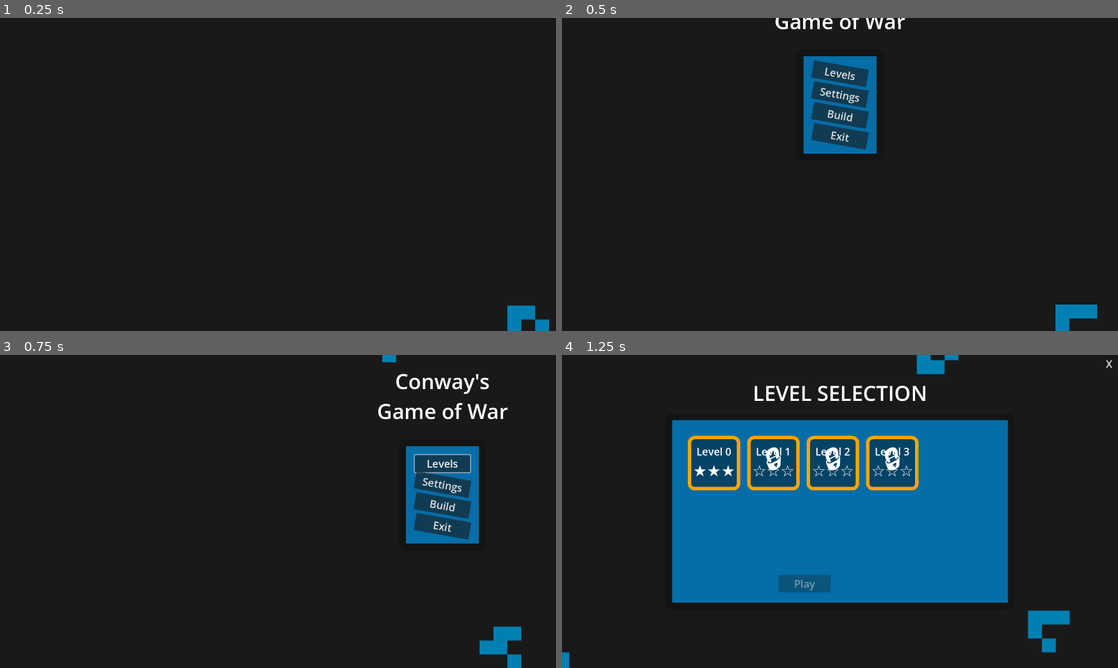
Above: before the commit, frames 1-4 (two rows, left to right).
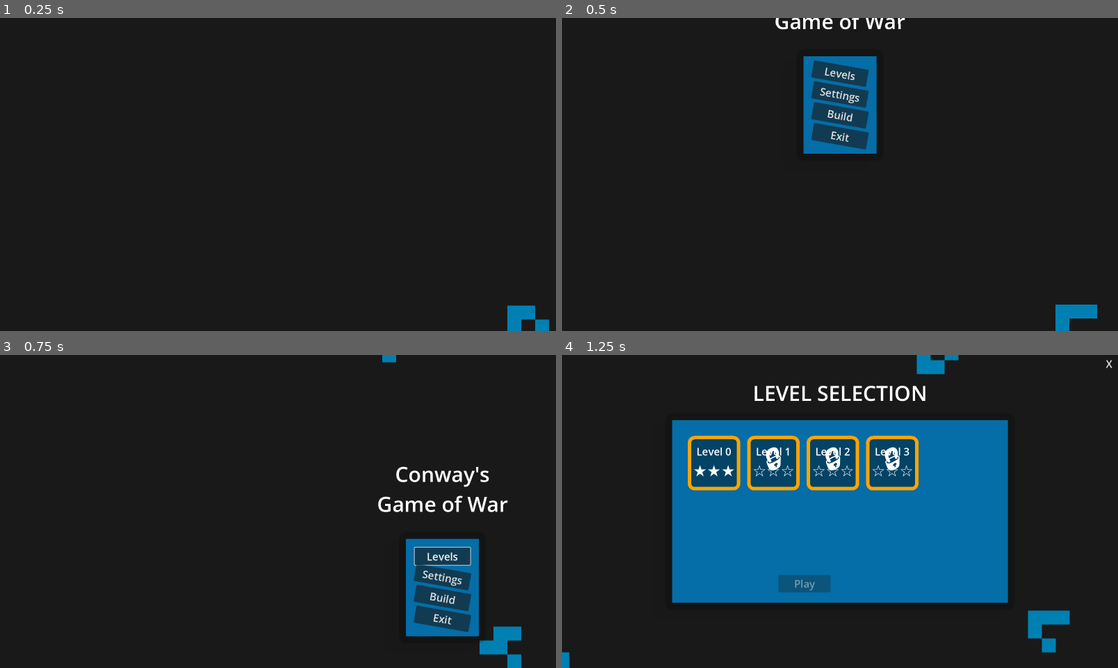
Above: after the commit, the same moments.

Repository: HUG-DEALR/conways_gow
Game: Godot game, scene res://Scenes/world.tscn
Two runs of this game, one before a commit and one after it. Both use one fixed random seed, a clock stepped at 60 frames per second and the inputs below.
Inputs:
- Up to frame 1 (0.25 s): no input
- Up to frame 2 (0.5 s): no input
- Up to frame 3 (0.75 s): click "Settings" at 0.5 s
- Up to frame 4 (1.25 s): no input

Frames 1-2 are identical in both runs. In frame 3, 8.9% of the frame differs, in the area x 68-92%, y 6-92%; in frame 4, nothing differs.

Commit message:
more zone functionality

Diff:
--- a/Scenes/Menus/GUI_Build.tscn
+++ b/Scenes/Menus/GUI_Build.tscn
@@ -276,11 +276,22 @@
 [node name="Level_Settings" type="Button" parent="Left_GUI_Root/VBoxContainer"]
 custom_minimum_size = Vector2(50, 50)
 layout_mode = 2
-tooltip_text = "Settings"
-focus_mode = 1
-mouse_filter = 1
-theme_override_font_sizes/font_size = 30
+tooltip_text = "Build Settings"
+focus_mode = 1
+mouse_filter = 1
+theme_override_font_sizes/font_size = 30
+disabled = true
 text = "🌣"
+
+[node name="Logic_Option" type="Button" parent="Left_GUI_Root/VBoxContainer"]
+custom_minimum_size = Vector2(50, 50)
+layout_mode = 2
+tooltip_text = "Build logic options"
+focus_mode = 1
+mouse_filter = 1
+theme_override_font_sizes/font_size = 30
+disabled = true
+text = "⎇"
 
 [node name="Add_Item" type="Button" parent="Left_GUI_Root/VBoxContainer"]
 custom_minimum_size = Vector2(50, 50)
@@ -330,7 +341,8 @@
 [node name="New_Zone_Button" type="Button" parent="Left_GUI_Root/VBoxContainer/Add_Item/Add_item_window/Add_item_panel/add_item_scroll_container/MarginContainer/GridContainer"]
 custom_minimum_size = Vector2(100, 100)
 layout_mode = 2
-tooltip_text = "Create a build zone"
+tooltip_text = "Create a build zone
+Right mouse button to interact with build zone"
 mouse_filter = 1
 theme_override_font_sizes/font_size = 30
 text = "Zone"
--- a/Scenes/Props/zone_polygon.tscn
+++ b/Scenes/Props/zone_polygon.tscn
@@ -1,10 +1,13 @@
-[gd_scene load_steps=5 format=3 uid="uid://qnanrg2te133"]
+[gd_scene load_steps=6 format=3 uid="uid://qnanrg2te133"]
 
 [ext_resource type="Script" uid="uid://dmbc3gojlglpe" path="res://Scripts/zone_polygon.gd" id="1_ca12x"]
 [ext_resource type="StyleBox" uid="uid://bvp8auwdu5u7l" path="res://Resources/general_menu_stylebox.tres" id="2_q4kkf"]
 
 [sub_resource type="RectangleShape2D" id="RectangleShape2D_q4kkf"]
 size = Vector2(5, 5)
+
+[sub_resource type="RectangleShape2D" id="RectangleShape2D_2eug0"]
+size = Vector2(10, 10)
 
 [sub_resource type="StyleBoxFlat" id="StyleBoxFlat_2eug0"]
 draw_center = false
@@ -16,7 +19,7 @@
 
 [node name="ZonePolygon" type="Polygon2D"]
 color = Color(0, 0.5, 0.7, 0.2)
-polygon = PackedVector2Array(0, 0, 10, 0, 10, 10, 0, 10)
+polygon = PackedVector2Array(0, 0, 20, 0, 20, 20, 0, 20)
 script = ExtResource("1_ca12x")
 
 [node name="Top_Left_Area2D" type="Area2D" parent="."]
@@ -32,7 +35,7 @@
 polygon = PackedVector2Array(0, 0, 5, 0, 0, 5)
 
 [node name="Top_Right_Area2D" type="Area2D" parent="."]
-position = Vector2(7.5, 2.5)
+position = Vector2(17.5, 2.5)
 monitorable = false
 
 [node name="CollisionShape2D" type="CollisionShape2D" parent="Top_Right_Area2D"]
@@ -44,7 +47,7 @@
 polygon = PackedVector2Array(0, 0, 5, 0, 5, 5)
 
 [node name="Bottom_Right_Area2D" type="Area2D" parent="."]
-position = Vector2(7.5, 7.5)
+position = Vector2(17.5, 17.5)
 monitorable = false
 
 [node name="CollisionShape2D" type="CollisionShape2D" parent="Bottom_Right_Area2D"]
@@ -56,7 +59,7 @@
 polygon = PackedVector2Array(5, 0, 5, 5, 0, 5)
 
 [node name="Bottom_Left_Area2D" type="Area2D" parent="."]
-position = Vector2(2.5, 7.5)
+position = Vector2(2.5, 17.5)
 monitorable = false
 
 [node name="CollisionShape2D" type="CollisionShape2D" parent="Bottom_Left_Area2D"]
@@ -67,18 +70,18 @@
 offset = Vector2(-2.5, -2.5)
 polygon = PackedVector2Array(0, 0, 5, 5, 0, 5)
 
+[node name="Central_Area2D" type="Area2D" parent="."]
+position = Vector2(10, 10)
+monitorable = false
+
+[node name="Central_CollisionShape2D" type="CollisionShape2D" parent="Central_Area2D"]
+shape = SubResource("RectangleShape2D_2eug0")
+
 [node name="GUI_Parent" type="Control" parent="."]
-visible = false
 layout_mode = 3
-anchors_preset = 8
-anchor_left = 0.5
-anchor_top = 0.5
-anchor_right = 0.5
-anchor_bottom = 0.5
-offset_left = -5.0
-offset_top = -5.0
-offset_right = -5.0
-offset_bottom = -5.0
+anchors_preset = 15
+anchor_right = 1.0
+anchor_bottom = 1.0
 grow_horizontal = 2
 grow_vertical = 2
 mouse_filter = 1
@@ -338,6 +341,46 @@
 popup/item_6/text = "Ally"
 popup/item_6/id = 6
 
+[node name="Delete" type="ColorRect" parent="GUI_Parent/PanelContainer/VBoxContainer/TabContainer"]
+visible = false
+custom_minimum_size = Vector2(100, 100)
+layout_mode = 2
+color = Color(0.7, 0, 0, 1)
+metadata/_tab_index = 3
+
+[node name="Panel" type="Panel" parent="GUI_Parent/PanelContainer/VBoxContainer/TabContainer/Delete"]
+layout_mode = 1
+anchors_preset = 15
+anchor_right = 1.0
+anchor_bottom = 1.0
+grow_horizontal = 2
+grow_vertical = 2
+mouse_filter = 2
+theme_override_styles/panel = SubResource("StyleBoxFlat_2eug0")
+
+[node name="VBoxContainer" type="VBoxContainer" parent="GUI_Parent/PanelContainer/VBoxContainer/TabContainer/Delete"]
+layout_mode = 1
+anchors_preset = 14
+anchor_top = 0.5
+anchor_right = 1.0
+anchor_bottom = 0.5
+offset_top = -21.0
+offset_bottom = 21.0
+grow_horizontal = 2
+grow_vertical = 2
+theme_override_constants/separation = 10
+alignment = 1
+
+[node name="Label" type="Label" parent="GUI_Parent/PanelContainer/VBoxContainer/TabContainer/Delete/VBoxContainer"]
+custom_minimum_size = Vector2(450, 0)
+layout_mode = 2
+theme_override_font_sizes/font_size = 30
+text = "This zone will be deleted
+when you click apply"
+horizontal_alignment = 1
+vertical_alignment = 1
+autowrap_mode = 3
+
 [node name="HBoxContainer" type="HBoxContainer" parent="GUI_Parent/PanelContainer/VBoxContainer"]
 custom_minimum_size = Vector2(450, 0)
 layout_mode = 2
@@ -365,4 +408,6 @@
 [connection signal="input_event" from="Top_Right_Area2D" to="." method="_on_top_right_area_2d_input_event"]
 [connection signal="input_event" from="Bottom_Right_Area2D" to="." method="_on_bottom_right_area_2d_input_event"]
 [connection signal="input_event" from="Bottom_Left_Area2D" to="." method="_on_bottom_left_area_2d_input_event"]
+[connection signal="input_event" from="Central_Area2D" to="." method="_on_central_area_2d_input_event"]
+[connection signal="pressed" from="GUI_Parent/PanelContainer/VBoxContainer/HBoxContainer/Apply" to="." method="_on_apply_zone_options_pressed"]
 [connection signal="pressed" from="GUI_Parent/PanelContainer/VBoxContainer/HBoxContainer/Cancel" to="." method="_on_cancel_pressed"]
--- a/Scripts/world.gd
+++ b/Scripts/world.gd
@@ -218,9 +218,12 @@
 		menu_transition_tween = get_tree().root.create_tween()
 		menu_transition_tween.pause()
 		menu_transition_tween.set_ease(Tween.EASE_IN_OUT).set_trans(Tween.TRANS_CUBIC)
-		menu_transition_tween.tween_property(current_menu, "position", Vector2(get_viewport().size.x + current_menu.size.x, 0.0), 0.5)
-
-		new_menu.position.x = -1 * (get_viewport().size.x + new_menu.size.x)
+		var max_screen_vector: Vector2 = Vector2((get_viewport().size.x + new_menu.size.x),(get_viewport().size.y + new_menu.size.y))
+		var transition_vector: Vector2 = [Vector2(-1,-1),Vector2(-1,0),Vector2(-1,1),Vector2(0,-1),Vector2(0,1),Vector2(1,-1),Vector2(1,0),Vector2(1,1)].pick_random()
+		transition_vector = Vector2(max_screen_vector.x * transition_vector.x,max_screen_vector.y * transition_vector.y)
+		menu_transition_tween.tween_property(current_menu, "position", transition_vector, 0.5)
+
+		new_menu.position = -1 * transition_vector
 		new_menu.visible = true
 		menu_transition_tween.parallel().tween_property(new_menu, "position", Vector2.ZERO, 0.5)
 
--- a/Scripts/zone_polygon.gd
+++ b/Scripts/zone_polygon.gd
@@ -6,6 +6,15 @@
 @onready var bottom_left_area_2d: Area2D = $Bottom_Left_Area2D
 @onready var gui_parent: Control = $GUI_Parent
 @onready var tab_container: TabContainer = $GUI_Parent/PanelContainer/VBoxContainer/TabContainer
+@onready var zone_name_line_edit: LineEdit = $GUI_Parent/PanelContainer/VBoxContainer/HBoxContainer/Zone_Name_LineEdit
+@onready var central_area_2d: Area2D = $Central_Area2D
+@onready var central_collision_shape_2d: CollisionShape2D = $Central_Area2D/Central_CollisionShape2D
+@onready var corner_indicators: Array[Node] = [
+	$Top_Left_Area2D/Polygon2D,
+	$Top_Right_Area2D/Polygon2D,
+	$Bottom_Right_Area2D/Polygon2D,
+	$Bottom_Left_Area2D/Polygon2D,
+]
 
 const min_dimensions: Vector2 = Vector2(10,10)
 
@@ -14,29 +23,33 @@
 var menu_tween: Tween
 const single_cell_grid_rect: Rect2 = Rect2(Vector2.ONE * 5.0, Vector2.ONE * 10.0)
 var zone_type: String = ""
+var zone_name: String = ""
 
 func _ready() -> void:
 	set_process(false)
 
 	gui_parent.visible = false
-	var tab_bar: TabBar = tab_container.get_tab_bar()
-	tab_bar.set_tab_title(0,"Can Build Zone")
-	tab_bar.set_tab_title(1,"No Build Zone")
 
 	polygon = [
 		Vector2(0, 0),
-		Vector2(10, 0),
-		Vector2(10, 10),
-		Vector2(0, 10),
+		Vector2(20, 0),
+		Vector2(20, 20),
+		Vector2(0, 20),
 	]
+	set_zone_type("can build here")
 
 	_update_corner_positions()
 
 	await get_tree().process_frame
+	snap_to_grid(single_cell_grid_rect)
 	if Global.world_scene:
 		gui_parent.reparent(Global.world_scene.canvas_layer)
 	else:
 		print("World scene not found through Global, option window failed to reparent for node:" + "\n" + str(self))
+
+	var tab_bar: TabBar = tab_container.get_tab_bar()
+	tab_bar.set_tab_title(0,"Can Build Zone")
+	tab_bar.set_tab_title(1,"No Build Zone")
 
 func _process(_delta: float) -> void:
 	if dragging_corner:
@@ -45,14 +58,14 @@
 		_drag_corner(dragging_corner, new_pos)
 
 func _unhandled_input(event: InputEvent) -> void:
-	if event is InputEventMouseButton and event.button_index == MOUSE_BUTTON_LEFT and !event.pressed:
+	if event is InputEventMouseButton and event.button_index == MOUSE_BUTTON_RIGHT and !event.pressed:
 		dragging_corner = null
 		set_process(false)
 		snap_to_grid(single_cell_grid_rect)
 
 func _handle_corner_input(corner: Node, event: InputEvent) -> void:
 	if event is InputEventMouseButton:
-		if event.button_index == MOUSE_BUTTON_LEFT:
+		if event.button_index == MOUSE_BUTTON_RIGHT:
 			if event.pressed:
 				dragging_corner = corner
 				drag_offset = corner.position - to_local(get_global_mouse_position())
@@ -114,6 +127,9 @@
 	bottom_right_area_2d.position = polygon[2] - area_offset_from_corner
 	bottom_left_area_2d.position = polygon[3] + Vector2(area_offset_from_corner.x, -area_offset_from_corner.y)
 
+	central_area_2d.position = (polygon[0] + polygon[2])/2.0
+	central_collision_shape_2d.shape.size = abs(polygon[2] - polygon[0]) - min_dimensions
+
 func set_zone_type(type: String) -> void:
 	match type:
 		"can build here":
@@ -135,7 +151,9 @@
 	menu_tween = get_tree().create_tween()
 	menu_tween.pause()
 	menu_tween.set_ease(Tween.EASE_IN_OUT).set_trans(Tween.TRANS_CUBIC)
+	gui_parent.pivot_offset = get_viewport().get_canvas_transform() * (global_position)
 	if make_visible:
+		update_zone_options()
 		menu_tween.tween_property(gui_parent, "scale", Vector2.ZERO, 0.0)
 		menu_tween.tween_property(gui_parent, "scale", Vector2.ONE, 0.3)
 		gui_parent.visible = true
@@ -156,6 +174,8 @@
 			bottom_right_area_2d.disconnect("input_event", Callable(self, "_on_bottom_right_area_2d_input_event"))
 		if bottom_left_area_2d.is_connected("input_event", Callable(self, "_on_bottom_left_area_2d_input_event")):
 			bottom_left_area_2d.disconnect("input_event", Callable(self, "_on_bottom_left_area_2d_input_event"))
+		for node in corner_indicators:
+			node.visible = false
 	else:
 		if not top_left_area_2d.is_connected("input_event", Callable(self, "_on_top_left_area_2d_input_event")):
 			top_left_area_2d.connect("input_event", Callable(self, "_on_top_left_area_2d_input_event"))
@@ -165,6 +185,8 @@
 			bottom_right_area_2d.connect("input_event", Callable(self, "_on_bottom_right_area_2d_input_event"))
 		if not bottom_left_area_2d.is_connected("input_event", Callable(self, "_on_bottom_left_area_2d_input_event")):
 			bottom_left_area_2d.connect("input_event", Callable(self, "_on_bottom_left_area_2d_input_event"))
+		for node in corner_indicators:
+			node.visible = true
 
 func snap_to_grid(grid_rect: Rect2) -> void:
 	var cell_pos: Vector2 = grid_rect.position
@@ -192,6 +214,33 @@
 	polygon = new_poly
 	_update_corner_positions()
 
+func apply_zone_options() -> void:
+	match tab_container.current_tab:
+		0: # Can build here
+			set_zone_type("can build here")
+		1: # No build here
+			set_zone_type("no build here")
+		2: # Trigger
+			set_zone_type("trigger")
+		3: # Delete
+			toggle_zone_menu_visible(false)
+			await gui_parent.visibility_changed
+			gui_parent.queue_free()
+			self.queue_free()
+
+	zone_name = zone_name_line_edit.text
+
+func update_zone_options() -> void:
+	match zone_type:
+		"can build here":
+			tab_container.current_tab = 0
+		"no build here":
+			tab_container.current_tab = 1
+		"trigger":
+			tab_container.current_tab = 2
+
+	zone_name_line_edit.text = zone_name
+
 func _on_top_left_area_2d_input_event(_viewport: Node, event: InputEvent, _shape_idx: int) -> void:
 	_handle_corner_input(top_left_area_2d, event)
 
@@ -206,3 +255,13 @@
 
 func _on_cancel_pressed() -> void:
 	toggle_zone_menu_visible(false)
+
+func _on_central_area_2d_input_event(_viewport: Node, event: InputEvent, _shape_idx: int) -> void:
+	if event is InputEventMouseButton:
+		if event.button_index == MOUSE_BUTTON_RIGHT:
+			if event.pressed and !gui_parent.visible:
+				toggle_zone_menu_visible(true)
+
+func _on_apply_zone_options_pressed() -> void:
+	toggle_zone_menu_visible(false)
+	apply_zone_options()
